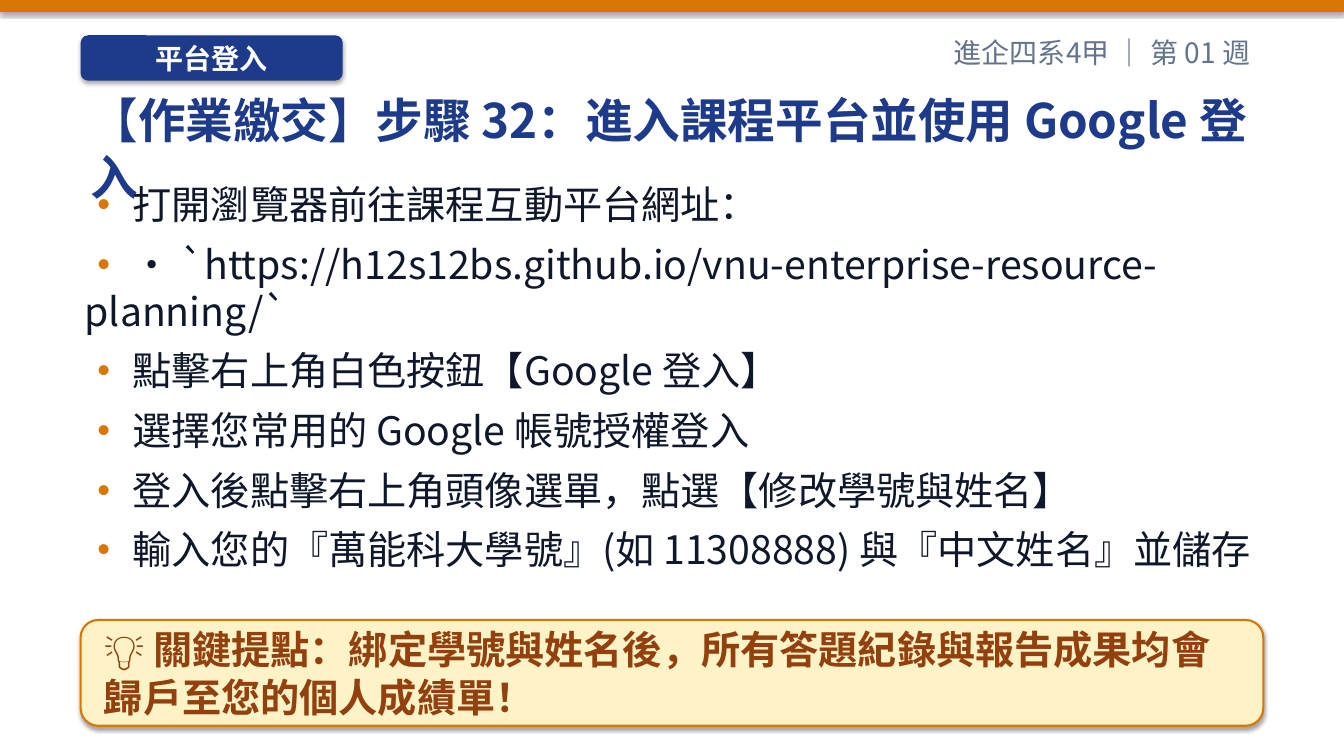
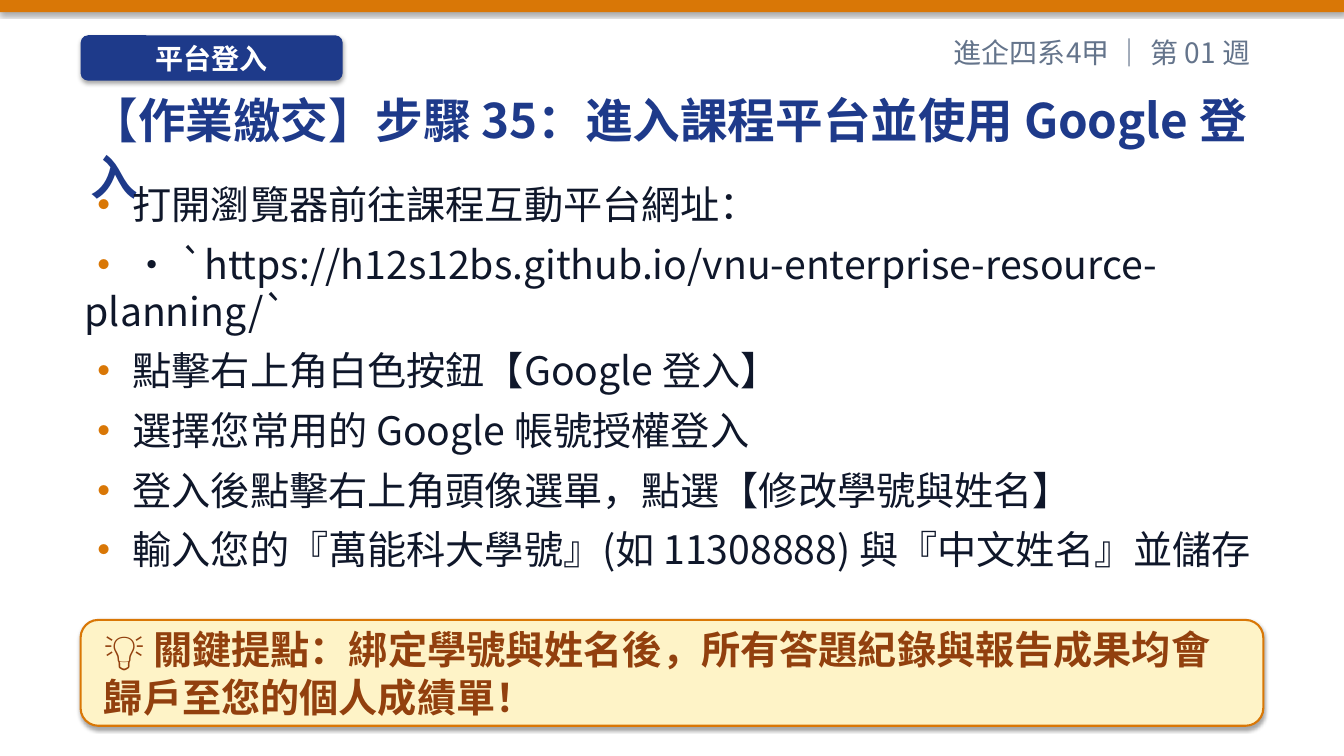
Before and after one commit to h12s12bs/vnu-enterprise-resource-planning, a slide deck: slide 53 of 01_每週教學簡報_PPT/ERP_第01週_課程導論、ERP_概念演進與數位轉型.pptx (slide 50 before the commit). Drawn at 1344x756 pixels with LibreOffice and Linux fonts; fonts in the diff are those of the drawing. Boxes give left, top, right and bottom in pixels: in the first picture for what was removed or moved away, otherwise in the second. Text is boxed around its words. In the diff, an @@ line names an element or a change of style, - is before the commit and + after.

Commit message:
fix: 修復週次選單標題一致性問題，全面移除 VS Code 改用本機 PowerShell CLI 登入與成果雲端備份指引

```diff
--- a/01_每週教學簡報_PPT/ERP_第01週_課程導論、ERP_概念演進與數位轉型.pptx
+++ b/01_每週教學簡報_PPT/ERP_第01週_課程導論、ERP_概念演進與數位轉型.pptx
@@ text at [91, 97, 1247, 150]: text changed @@
-【作業繳交】步驟 32：進入課程平台並使用 Google 登入
+【作業繳交】步驟 35：進入課程平台並使用 Google 登入
```
Also in this commit, not shown: 10 other slides changed, 5 slides added, 2 slides removed, 25 other files.
